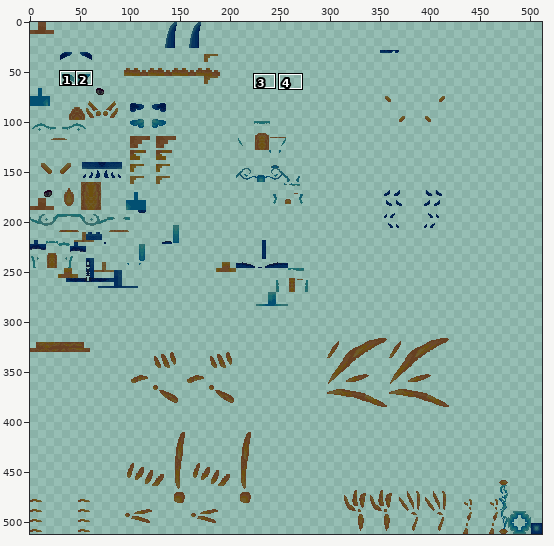
Sprite sheet, stored at src/test/resources/Honey_Rain__adult_glow.png. Above, an overview of the earlier version with the close-up marked.
Close-up. As it was:
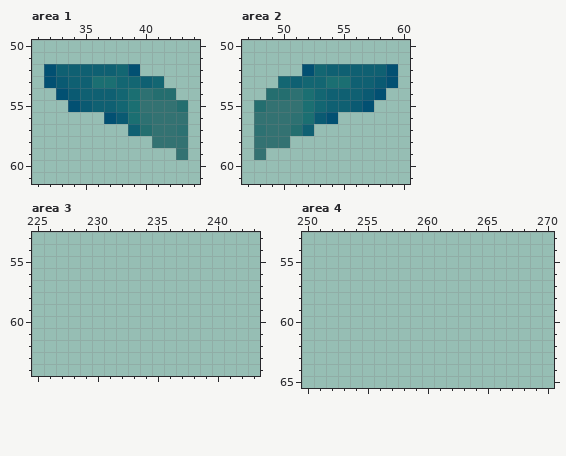
The file is 512x512 pixels. Pixels under 10% opacity are left out. Colours within 5 levels of each other are drawn and written as one. Shown: area 1: x 31..44, y 50..61; area 2: x 47..60, y 50..61; area 3: x 225..243, y 53..64; area 4: x 250..270, y 53..65. The commit also changed other parts of the picture, which this record leaves out.
The result:
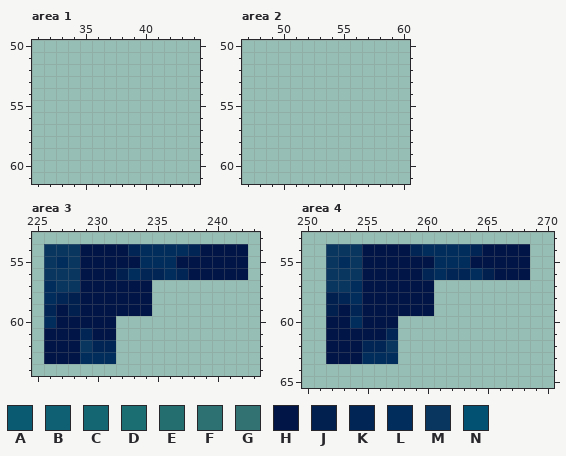
Palette (. is transparent): A #0a5a72  B #0f6072  C #136672  D #1b6f72  E #246e6f  F #2d7172  G #337272  H #011646  J #011f4f  K #012555  L #012d5d  M #08365f  N #025072
The exact change:
Area 1:
y 52: x 32..39 NBBBBBCN -> ........
y 53: x 32..41 NABBDDCCBC -> ..........
y 54: x 33..42 NABBBCDFEE -> ..........
y 55: x 34..43 NABBCDGGGE -> ..........
y 56: x 37..43 NADFGGG -> .......
y 57: x 39..43 BEGGF -> .....
y 58: x 41..43 GGG -> ...
y 59: x 43 G -> .
Area 2:
y 52: x 52..59 NCBBBBBN -> ........
y 53: x 50..59 CBCCDDBBAN -> ..........
y 54: x 49..58 EEFDCBBBAN -> ..........
y 55: x 48..57 EGGGDCBBAN -> ..........
y 56: x 48..54 GGGFDAN -> .......
y 57: x 48..52 FGGEB -> .....
y 58: x 48..50 GGG -> ...
y 59: x 48 G -> .
Area 3:
y 54: x 226..242 ................. -> MMMHHHHKLLLLKHHHH
y 55: x 226..242 ................. -> MLMHHHHHLLLHHHHHH
y 56: x 226..242 ................. -> MMMHHHJLKKLKHHHHH
y 57: x 226..234 ......... -> LMMHHHHHH
y 58: x 226..234 ......... -> LKJHHHHHH
y 59: x 226..234 ......... -> KHJHHHHHH
y 60: x 226..231 ...... -> LHHHHH
y 61: x 226..231 ...... -> HHHKHH
y 62: x 226..231 ...... -> HHHMKK
y 63: x 226..231 ...... -> HHHLLL
Area 4:
y 54: x 252..268 ................. -> MMMHHHHKLLLLKHHHH
y 55: x 252..268 ................. -> MLMHHHHHHLLLHHHHH
y 56: x 252..268 ................. -> MMMHHHHHKLKKLJHHH
y 57: x 252..260 ......... -> MMLHHHHHH
y 58: x 252..260 ......... -> JKLHHHHHH
y 59: x 252..260 ......... -> JHKHHHHHH
y 60: x 252..257 ...... -> HHLHHH
y 61: x 252..257 ...... -> HHHHHK
y 62: x 252..257 ...... -> HHHKKM
y 63: x 252..257 ...... -> HHHLLL
Changed places in both close-ups, as pixel boxes (x1, y1, x2, y2):
erased: (44, 64, 188, 160)
erased: (254, 64, 398, 160)
added: (44, 244, 248, 364)
added: (326, 244, 530, 364)
